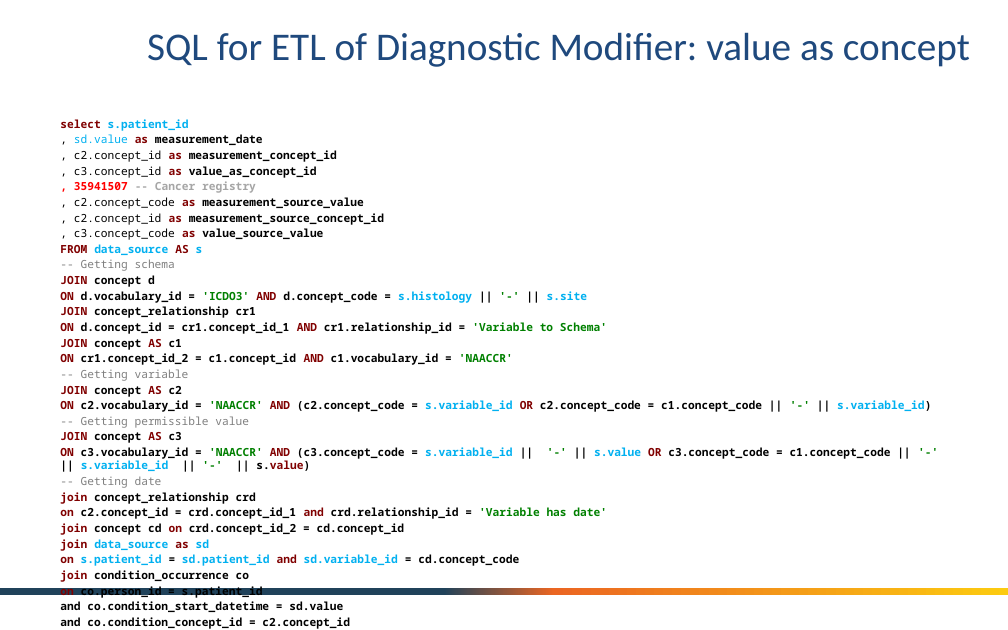
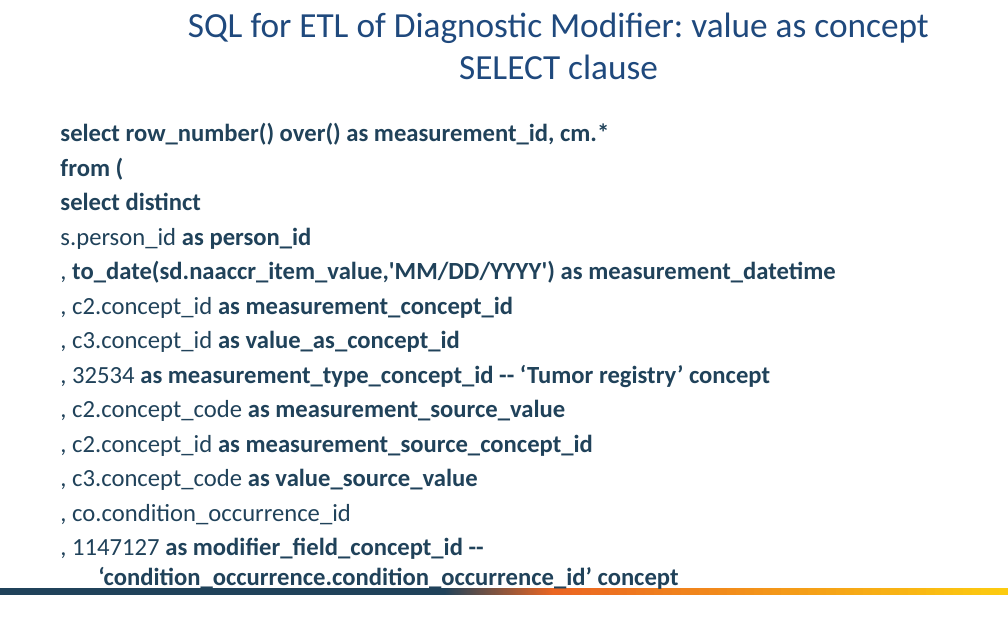
Before and after one commit to OHDSI/OncologyWG, a slide deck: slide 13 of documentation/OHDSI Oncology Module - Crosswal from Cancer Registry.pptx. Drawn at 1008x630 pixels with LibreOffice and Linux fonts; fonts in the diff are those of the drawing; background and template pictures are left out. Boxes give left, top, right and bottom in pixels: in the first picture for what was removed or moved away, otherwise in the second. Text is boxed around its words. In the diff, an @@ line names an element or a change of style, - is before the commit and + after.

```diff
--- a/documentation/OHDSI Oncology Module - Crosswal from Cancer Registry.pptx
+++ b/documentation/OHDSI Oncology Module - Crosswal from Cancer Registry.pptx
@@ title at bbox=[188, 12, 928, 80]: text changed; size 28 to 25.2 pt @@
-SQL for ETL of Diagnostic Modifier: value as concept
+SQL for ETL of Diagnostic Modifier: value as concept
+SELECT clause
@@ text at bbox=[60, 123, 836, 283]: text changed; size 8 to 17.6 pt; font Noto Sans Mono to Calibri; text colour #00B0F0 to #20425A @@
-select s.patient_id
-, sd.value as measurement_date
+select row_number() over() as measurement_id, cm.*
+from (
+select distinct
+s.person_id as person_id
+, to_date(sd.naaccr_item_value,'MM/DD/YYYY') as measurement_datetime
@@ text at bbox=[72, 296, 593, 490]: size 8 to 17.6 pt, font Noto Sans Mono to Calibri in ", c2.concept_id as measurement_concept_id", ", c3.concept_id as value_as_concept_id", ", c2.concept_code as measurement_source_value", ", c2.concept_id as measurement_source_concept_id" and 1 more places; text colour #000000 to #20425A in ", c2.concept_id measurement_concept_id", ", c3.concept_id value_as_concept_id", ", c2.concept_code measurement_source_value", ", c2.concept_id measurement_source_concept_id" and 1 more places; text colour #800000 to #20425A in "as", "as", "as", "as" and 1 more places; indent changed; more space between paragraphs @@
@@ text at bbox=[72, 365, 770, 387]: text changed; size 8 to 17.6 pt; font Noto Sans Mono to Calibri; text colour #A6A6A6 to #20425A @@
-, 35941507 -- Cancer registry
+, 32534 as measurement_type_concept_id -- ‘Tumor registry’ concept
@@ text at bbox=[72, 504, 463, 559]: text changed; size 8 to 17.6 pt; font Noto Sans Mono to Calibri; text colour #000000 to #20425A @@
-FROM data_source AS s
--- Getting schema
-JOIN concept d
-ON d.vocabulary_id = 'ICDO3' AND d.concept_code = s.histology || '-' || s.site
-JOIN concept_relationship cr1
-ON d.concept_id = cr1.concept_id_1 AND cr1.relationship_id = 'Variable to Schema'
-JOIN concept AS c1
-ON cr1.concept_id_2 = c1.concept_id AND c1.vocabulary_id = 'NAACCR'
--- Getting variable
-JOIN concept AS c2
-ON c2.vocabulary_id = 'NAACCR' AND (c2.concept_code = s.variable_id OR c2.concept_code = c1.concept_code || '-' || s.variable_id)
--- Getting permissible value
-JOIN concept AS c3
-ON c3.vocabulary_id = 'NAACCR' AND (c3.concept_code = s.variable_id || '-' || s.value OR c3.concept_code = c1.concept_code || '-' || s.variable_id || '-' || s.value)
--- Getting date
-join concept_relationship crd
-on c2.concept_id = crd.concept_id_1 and crd.relationship_id = 'Variable has date'
-join concept cd on crd.concept_id_2 = cd.concept_id
-join data_source as sd
-on s.patient_id = sd.patient_id and sd.variable_id = cd.concept_code
-join condition_occurrence co
-on co.person_id = s.patient_id
-and co.condition_start_datetime = sd.value
-and co.condition_concept_id = c2.concept_id
-And co.condition_type_concept_id = 35941507
+, co.condition_occurrence_id
+, 1147127 as modifier_field_concept_id -- ‘condition_occurrence.condition_occurrence_id’ concept
```
Also in this commit, not shown: 9 other slides changed, 8 slides added.
